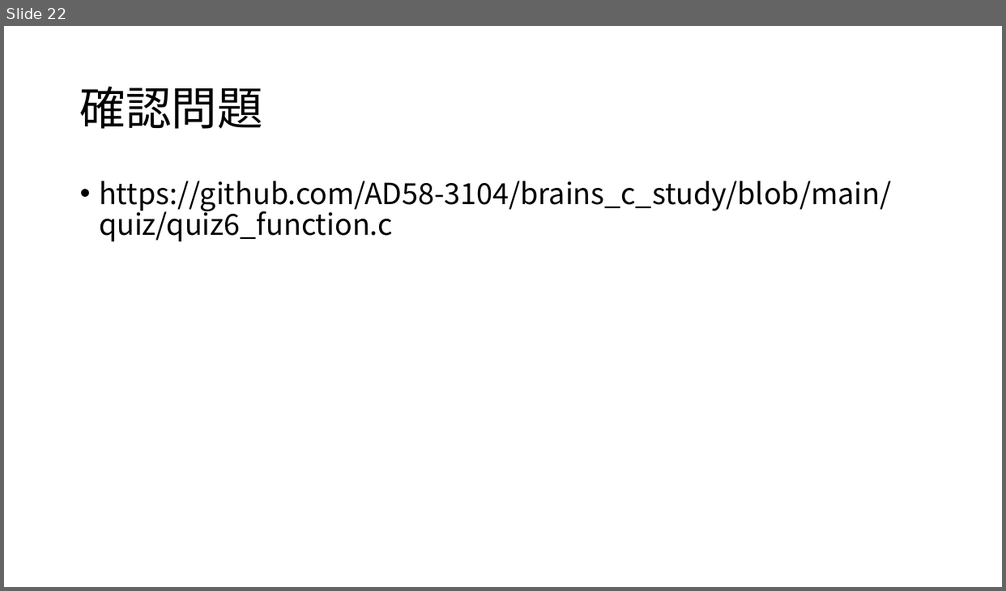
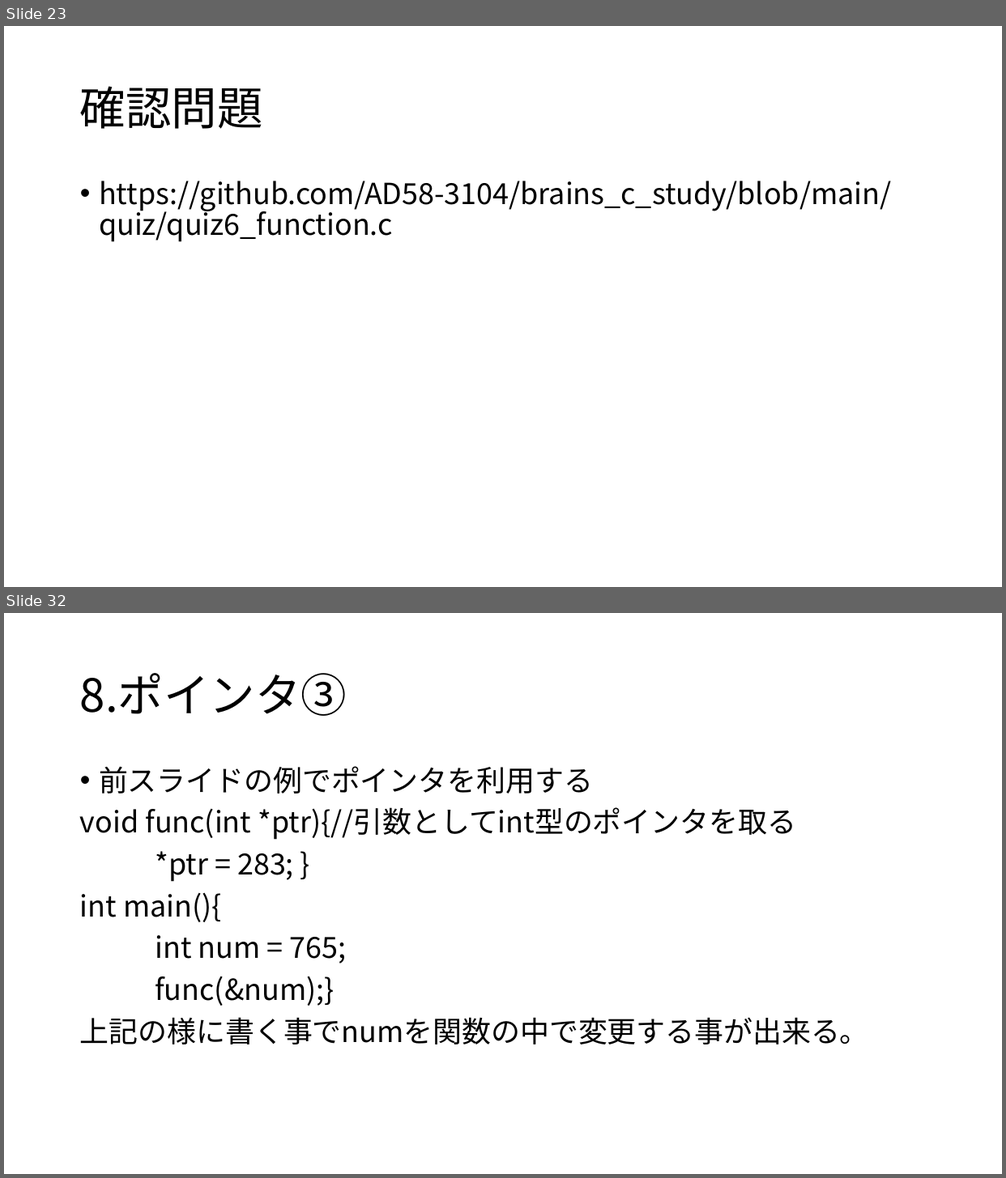
Before and after one commit to AD58-3104/brains_c_study, a slide deck: document/C言語勉強会.pptx. Shown one above the other, each under a label of ours: slide 22 before the commit, slides 23 and 32 after it; the slides between them are not shown. The pictures are 1006x591 and 1006x1178 pixels, drawn with LibreOffice and Linux fonts; fonts in the diff are those of the drawing. Boxes give left, top, right and bottom in pixels: in the first picture for what was removed or moved away, otherwise in the second. Text is boxed around its words. In the diff, an @@ line names an element or a change of style, - is before the commit and + after.

```diff
--- a/document/C言語勉強会.pptx
+++ b/document/C言語勉強会.pptx
@@ slide 32 added at (4,613,1002,1174), background #FFFFFF @@
@@ title added at (80,673,347,716), 44 pt, text #000000 @@
+8.ポインタ③
@@ text added at (80,766,869,1045), 28 pt, text #000000 @@
+• 前スライドの例でポインタを利用する
+void func(int *ptr){//引数としてint型のポインタを取る
+*ptr = 283; }
+int main(){
+int num = 765;
+func(&num);}
+上記の様に書く事でnumを関数の中で変更する事が出来る。
@@ what was slide 22 is now slide 23 @@
```
Also in this commit, not shown: 3 slides changed, 11 other slides added.
